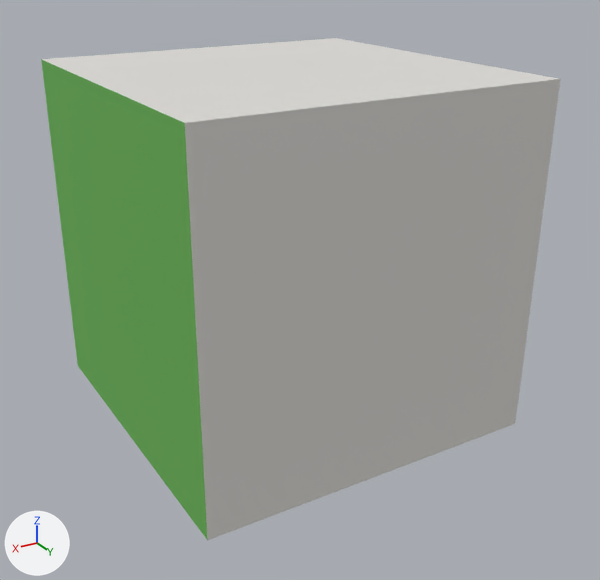
What one commit did to the glTF model gltfs/cornellBox/cornellBox.gltf.
One viewpoint serves both versions: a 50 mm camera at (2.26, 3.99, 2.66) aimed at (-0.02, 0.19, 0.76). Arrows for +X, +Y and +Z are at lower left; the lights stay in place. The older version comes first. Where no turn or scale is listed for an object, it has been applied to the vertices. Vertices at exactly the same position are counted once.

Names of what the first picture shows: 'CornellBox-Mirror'.
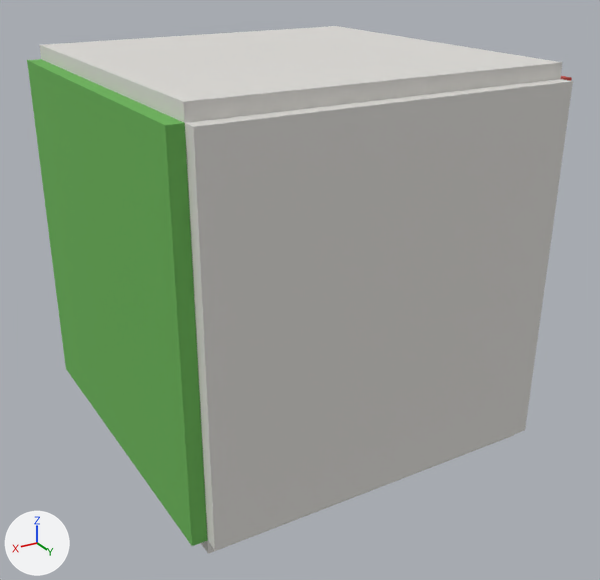
The edits, one by one:
me_cornellbox_mirror is used by ob_cornellbox_mirror; location (0.0, 0.0, 0.0).
me_cornellbox_mirror had 28 vertices, 32 faces and spanned x -1.02..1.0, y -0.99..1.04, z 0.0..1.99.
me_cornellbox_mirror now has 48 vertices, 82 faces and spans x -1.1..1.08, y -0.99..1.12, z -0.08..2.07.
Part 1, on me_cornellbox_mirror:
20 vertices are added at x -1.1..1.08, y -0.99..1.12, z -0.08..2.07.
10 new faces join them, mat_floor (light grey #dddbd7).
10 new faces join them, mat_ceiling (light grey #dddbd7).
10 new faces join them, mat_backwall (light grey #dddbd7).
10 new faces join them, mat_rightwall (green #69b355).
10 new faces join them, mat_leftwall (red #d0483f).

Changed parts and their boxes (x1, y1, x2, y2) in the pictures (600 x 580 px):
'CornellBox-Mirror', reshaped
    before: (41, 38, 560, 540)
    after: (27, 26, 573, 554)
part 1 of me_cornellbox_mirror, added
    after: (27, 26, 573, 554)
